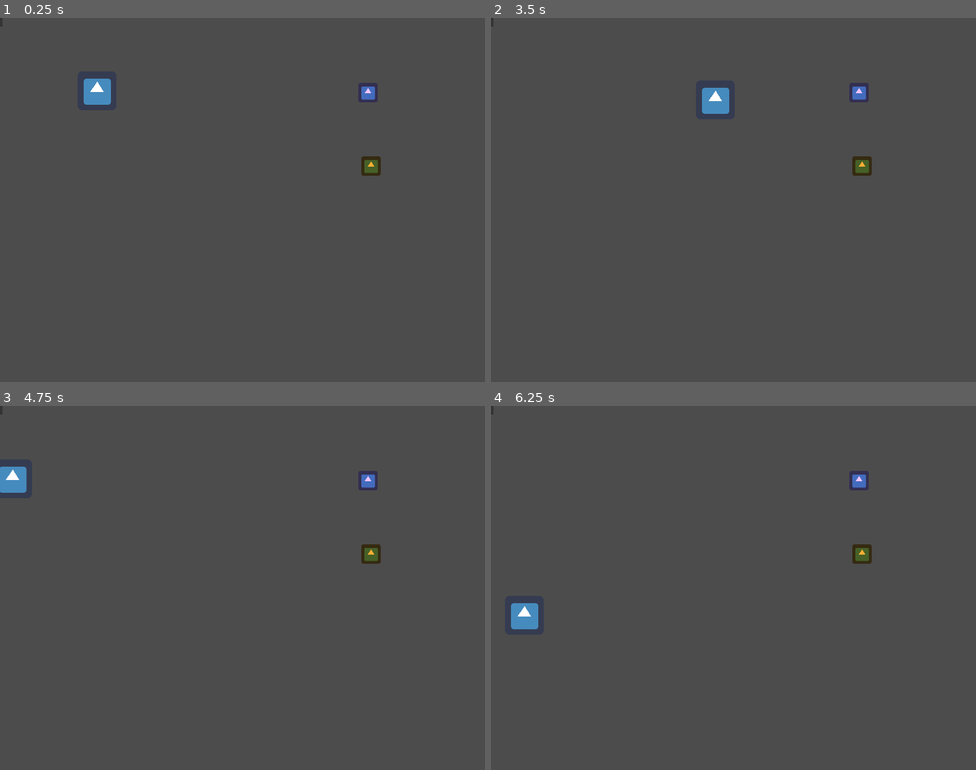
Above: before the commit, frames 1-4 (two rows, left to right).
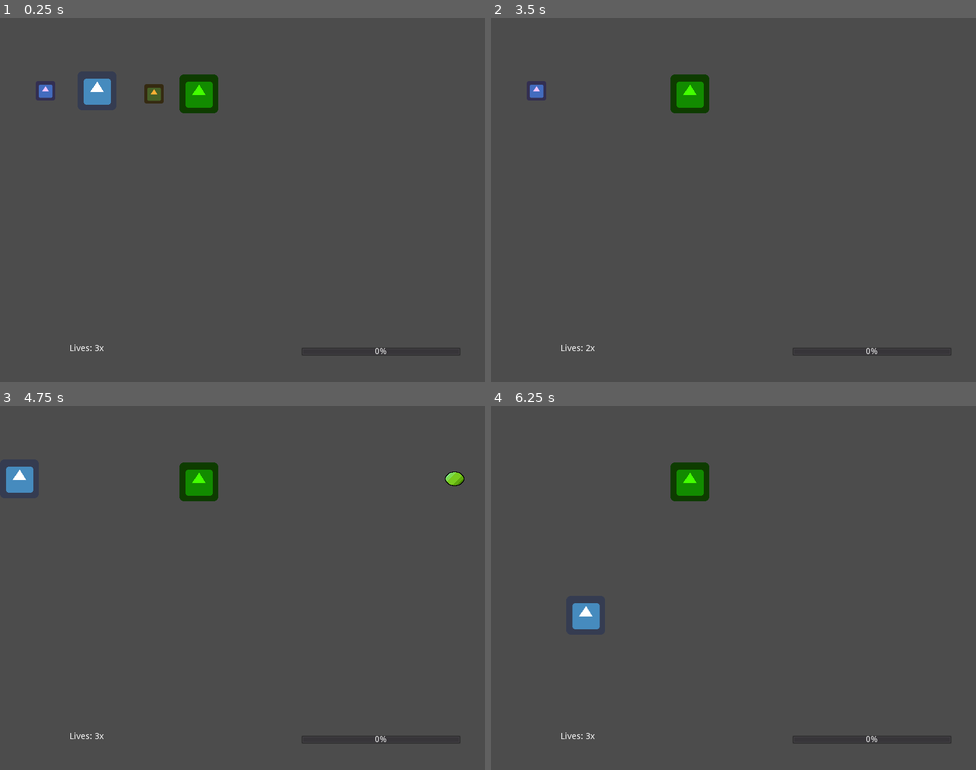
Above: after the commit, the same moments.

Repository: Yerdun/Pathogen
Game: Godot game, scene res://Scenes/Test Scenes/Damage Tester.tscn
Same seed, same stepped clock (60 frames per second), same inputs: the game is played once before the commit and once after it. This scene is started directly instead of the project's main scene. The engine's default icon, where the game draws it, is replaced by a stand-in: a white triangle on a blue panel in a dark square.
Inputs (mouse positions are in pixels of both pictures, inside the frame that each line leads up to):
- Up to frame 1 (0.25 s): no input
- Up to frame 2 (3.5 s): tap Enter at 0.5 s; move the mouse to (840, 181) at 0.52 s; hold Right (ui_right) 0.53-1.28 s; hold Shift (control_focus) 0.53-1.28 s; tap B (copy) at 0.8, 1.35, 2.3, 2.85 s; move the mouse to (636, 218) at 1.27 s; hold Down (ui_down) 1.28-2.03 s; tap Shift (control_focus) at 1.55, 3.05 s; move the mouse to (782, 119) at 2.02 s; hold Right (ui_right) 2.03-2.78 s; hold Shift (control_focus) 2.03-2.78 s; move the mouse to (709, 272) at 2.77 s; hold Up (ui_up) from 2.78 s (still down)
- Up to frame 3 (4.75 s): move the mouse to (388, 642) at 3.52 s; release Up (ui_up) at 3.53 s; hold Space (shoot) 3.53-4.28 s; hold Left (ui_left) from 3.53 s (still down); tap B (copy) at 3.8 s; move the mouse to (97, 533) at 4.27 s; tap Shift (control_focus) at 4.35 s
- Up to frame 4 (6.25 s): move the mouse to (757, 588) at 5.02 s; release Left (ui_left) at 5.03 s; hold Down (ui_down) 5.03-5.78 s; hold B (copy) 5.03-5.78 s; move the mouse to (660, 497) at 5.77 s; hold Right (ui_right) from 5.78 s (still down); tap Shift (control_focus) at 5.85 s

The runs differ from the first frame. In frame 1, 1.9% of the frame differs, in the area x 0-95%, y 0-93%; in frame 2, 2.0%; in frame 3, 1.8%; in frame 4, 2.3%.

Commit message:
Started death routine, bullets ignore items

Diff:
--- a/Scenes/Bullet/Basic Functional Bullet/Basic Bullet.gd
+++ b/Scenes/Bullet/Basic Functional Bullet/Basic Bullet.gd
@@ -18,7 +18,8 @@
 		if body.currentHP <= 0: # if you killed the enemy,
 			_killed_enemy() # neat! tell everyone, including the player
 
-	queue_free() # destroy bullet on collision
+	if body.is_in_group("enemies"):	# if hitting an enemy
+		queue_free() # destroy bullet on collision
 
 func _killed_enemy(): # when called, emits the killed_enemy signal
 	emit_signal("killed_enemy")
--- a/Scenes/Bullet/Copy Bullet/Copy Bullet.gd
+++ b/Scenes/Bullet/Copy Bullet/Copy Bullet.gd
@@ -24,4 +24,6 @@
 				emit_signal("copied_piercing")
 			_:
 				print("Default message!")
-	queue_free() # destroy bullet on enemy contact
+
+	if body.is_in_group("enemies"):	# if hitting an enemy
+		queue_free() # destroy bullet on collision
--- a/Scenes/Enemy/Basic Enemy/Enemy.tscn
+++ b/Scenes/Enemy/Basic Enemy/Enemy.tscn
@@ -6,7 +6,9 @@
 [sub_resource type="RectangleShape2D" id=1]
 extents = Vector2( 31.0658, 31.3185 )
 
-[node name="Enemy" type="RigidBody2D"]
+[node name="Enemy" type="RigidBody2D" groups=[
+"enemies",
+]]
 gravity_scale = 0.0
 script = ExtResource( 2 )
 __meta__ = {
--- a/Scenes/Player/Player.gd
+++ b/Scenes/Player/Player.gd
@@ -3,54 +3,58 @@
 export var standard_speed = 300	# Standard speed
 export var focus_speed = 140	# Speed while focused (slow mode)
 export var lives = 3			# Amount of player lives
+var is_dead = false				# Variable used to store death status (if dead, disallow doing anything)
 
 func _ready():
 	pass # Currently unneeded, included as a stub.
 
 func _process(delta):
-	var velocity = Vector2.ZERO # Movement velocity represented as a 2 dimensional vector
-	var speed = standard_speed # Speed variable. initialised to standard speed
-	var is_focused = false # Tracks whether or not player is focused
+	if is_dead == false:	# Disallow movement when dead
+		var velocity = Vector2.ZERO # Movement velocity represented as a 2 dimensional vector
+		var speed = standard_speed # Speed variable. initialised to standard speed
+		var is_focused = false # Tracks whether or not player is focused
 
-	# Controls: Arrow keys to move, Shift to focus (can change in Project Settings > Input Map)
-	if Input.is_action_pressed("ui_right"):
-		velocity.x += 1
-	if Input.is_action_pressed("ui_left"):
-		velocity.x -= 1
-	if Input.is_action_pressed("ui_up"):
-		velocity.y -= 1
-	if Input.is_action_pressed("ui_down"):
-		velocity.y += 1
-	if Input.is_action_pressed("control_focus"):
-		is_focused = true
+		# Controls: Arrow keys to move, Shift to focus (can change in Project Settings > Input Map)
+		if Input.is_action_pressed("ui_right"):
+			velocity.x += 1
+		if Input.is_action_pressed("ui_left"):
+			velocity.x -= 1
+		if Input.is_action_pressed("ui_up"):
+			velocity.y -= 1
+		if Input.is_action_pressed("ui_down"):
+			velocity.y += 1
+		if Input.is_action_pressed("control_focus"):
+			is_focused = true
 
-	if is_focused == true:
-		speed = focus_speed
-		$FocusAnimation.play("focused") # Placeholder animation just containing 1 frame showing hitbox
-	elif is_focused == false:
-		speed = standard_speed
-		$FocusAnimation.play("default") # Placeholder blank animation
+		if is_focused == true:
+			speed = focus_speed
+			$FocusAnimation.play("focused") # Placeholder animation just containing 1 frame showing hitbox
+		elif is_focused == false:
+			speed = standard_speed
+			$FocusAnimation.play("default") # Placeholder blank animation
 
-	if velocity.length() > 0:
-		velocity = velocity.normalized() * speed
+		if velocity.length() > 0:
+			velocity = velocity.normalized() * speed	# Set movement velocity as 1 in whichever direction
 
-	position += velocity * delta
+		position += velocity * delta	# Update position from previous frame
+		position.x = clamp(position.x, 32, 768)	# Make sure player stays within screen boundaries
+		position.y = clamp(position.y, 32, 568)
 
 func _on_Player_body_entered(body):
-#	Pseudocode
-#	if the item that entered is a 1up
-#		add one life
-#	else if the item that entered is a bomb up (i guess copybullet in this case?)
-#		max out the copy meter
-#	else
-#		subtract one life (possible through takedamage function)
-#		clear the player
-#		reset player position on the map
 	if body.is_in_group("life_extend"):
 		lives += 1	# Add one life if colliding with extend
 		body.queue_free()	# Remove body
+
 	elif body.is_in_group("copy_extend"):
 		$"Bullet Control".CurrentCharge = $"Bullet Control".MaxCharge	# Max copy charge if colliding with copy charger
 		body.queue_free()	# Remove body
 
-	print("Object in player body") # Stub console output for hit detection
+	else:	# If colliding with anything else (enemy, bullet)
+		lives -= 1	# Subtract one life
+		$PlayerAnimation.play("death")	# Play death animation (placeholder blank)
+		is_dead = true
+		yield(get_tree().create_timer(0.5), "timeout")	# Wait half a second
+		position.x = 160	# Reset player position (temporarily the Player node position defaults, change later)
+		position.y = 120
+		$PlayerAnimation.play("default")	# Return to default animation
+		is_dead = false
--- a/Scenes/Player/Player.tscn
+++ b/Scenes/Player/Player.tscn
@@ -10,6 +10,11 @@
 "frames": [ ExtResource( 1 ) ],
 "loop": true,
 "name": "default",
+"speed": 5.0
+}, {
+"frames": [  ],
+"loop": true,
+"name": "death",
 "speed": 5.0
 } ]
 
--- /dev/null
+++ b/Scenes/Test Scenes/Damage Tester.gd
@@ -0,0 +1,11 @@
+extends Node
+
+func _ready():
+	# set Charge Bar's max value to player's max charge
+	$"Copy Charge".max_value = $"Player/Bullet Control".MaxCharge
+	$Lives.text = "Lives: " + str($Player.lives) + "x"
+
+func _process(_delta):
+	# set Charge Bar's current value to player's current charge
+	$"Copy Charge".value = $"Player/Bullet Control".CurrentCharge
+	$Lives.text = "Lives: " + str($Player.lives) + "x"
--- a/Scenes/Test Scenes/Damage Tester.tscn
+++ b/Scenes/Test Scenes/Damage Tester.tscn
@@ -1,22 +1,43 @@
-[gd_scene load_steps=4 format=2]
+[gd_scene load_steps=6 format=2]
 
 [ext_resource path="res://Scenes/Items/CopyBulletExtend.tscn" type="PackedScene" id=1]
 [ext_resource path="res://Scenes/Player/Player.tscn" type="PackedScene" id=2]
 [ext_resource path="res://Scenes/Items/LifeExtend.tscn" type="PackedScene" id=3]
+[ext_resource path="res://Scenes/Test Scenes/Damage Tester.gd" type="Script" id=4]
+[ext_resource path="res://Scenes/Enemy/Basic Enemy/Enemy.tscn" type="PackedScene" id=5]
 
 [node name="Damage Tester" type="Node"]
+script = ExtResource( 4 )
 
 [node name="Player" parent="." instance=ExtResource( 2 )]
 
 [node name="LifeExtend" parent="." instance=ExtResource( 3 )]
-position = Vector2( 607, 123 )
+position = Vector2( 75, 120 )
 
 [node name="CopyBulletExtend" parent="." instance=ExtResource( 1 )]
-position = Vector2( 612, 244 )
+position = Vector2( 254, 125 )
 
-[node name="ProgressBar" type="ProgressBar" parent="."]
-margin_right = 4.0
-margin_bottom = 14.0
+[node name="Enemy" parent="." instance=ExtResource( 5 )]
+modulate = Color( 0.266667, 1, 0, 1 )
+position = Vector2( 328, 125 )
+maxHP = 999999
+copyAbility = "piercing"
+
+[node name="Lives" type="Label" parent="."]
+margin_left = 115.0
+margin_top = 538.0
+margin_right = 155.0
+margin_bottom = 552.0
+text = "This label will display # of lives"
 __meta__ = {
 "_edit_use_anchors_": false
 }
+
+[node name="Copy Charge" type="ProgressBar" parent="."]
+margin_left = 497.0
+margin_top = 543.0
+margin_right = 760.0
+margin_bottom = 557.0
+__meta__ = {
+"_edit_use_anchors_": false
+}
